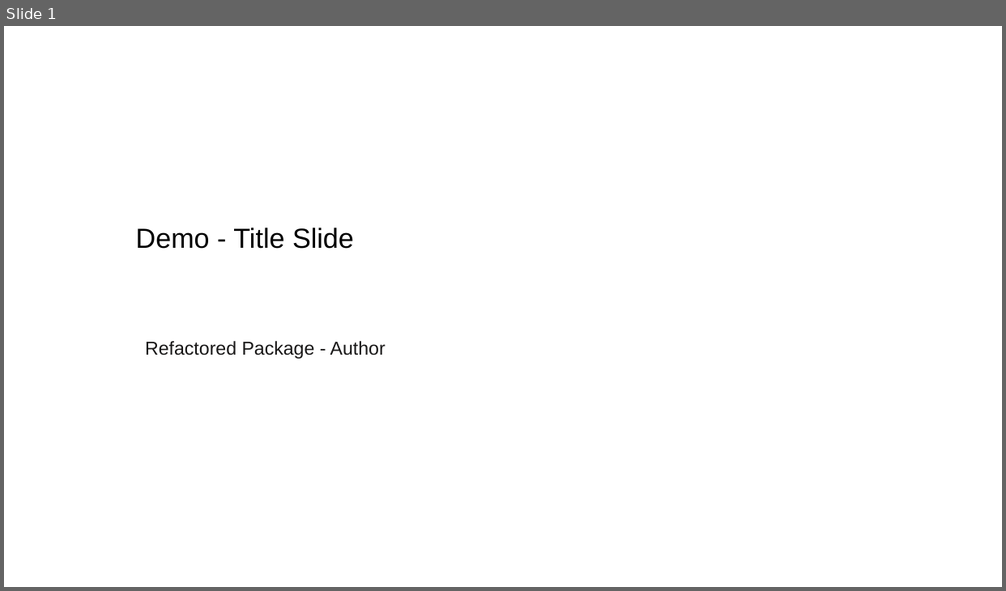
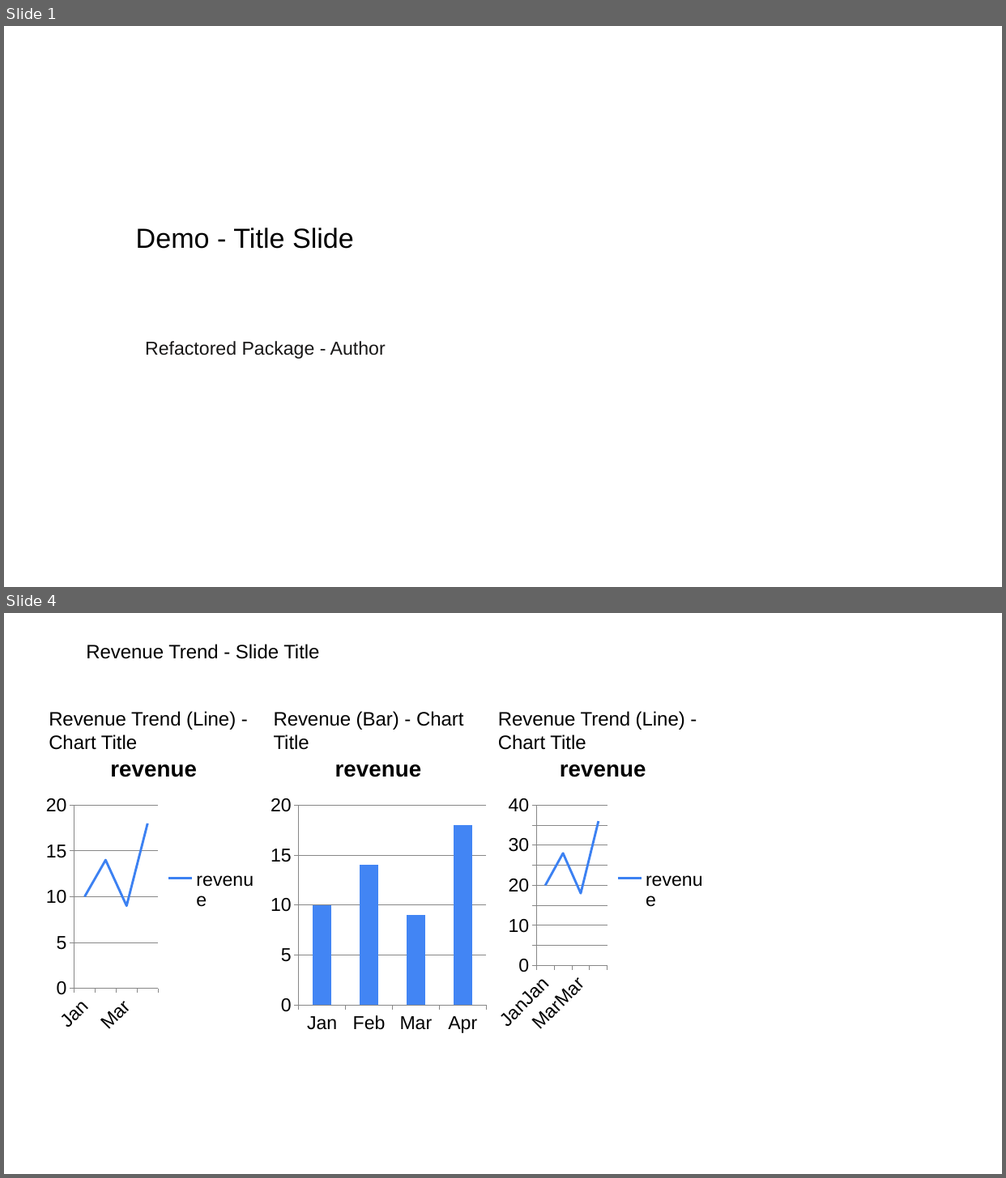
Before and after one commit to josephcobb111/deckbridge, a slide deck: notebooks/demo.pptx. Shown one above the other, each under a label of ours: slide 1 before the commit, slides 1 and 4 after it; the slides between them are not shown. The pictures are 1006x591 and 1006x1178 pixels, drawn with LibreOffice and Linux fonts; fonts in the diff are those of the drawing. Boxes give left, top, right and bottom in pixels: in the first picture for what was removed or moved away, otherwise in the second. Text is boxed around its words. In the diff, an @@ line names an element or a change of style, - is before the commit and + after.

Commit message:
chart titles as text boxes

```diff
--- a/notebooks/demo.pptx
+++ b/notebooks/demo.pptx
@@ slide 4 added at (x1=4, y1=613, x2=1002, y2=1174), background #FFFFFF @@
@@ text added at (x1=86, y1=644, x2=319, y2=659), 18.7 pt, text #000000 @@
+Revenue Trend - Slide Title
@@ text added at (x1=49, y1=711, x2=236, y2=750), 18.7 pt, text #000000 @@
+Revenue Trend (Line) - Chart Title
@@ text added at (x1=274, y1=711, x2=463, y2=750), 18.7 pt, text #000000 @@
+Revenue (Bar) - Chart Title
@@ text added at (x1=498, y1=711, x2=685, y2=750), 18.7 pt, text #000000 @@
+Revenue Trend (Line) - Chart Title
@@ line chart added at (x1=41, y1=740, x2=266, y2=1040) @@
+title "revenue"
+categories: Jan, Feb, Mar, Apr
+revenue: 10, 14, 9, 18
@@ column chart added at (x1=266, y1=740, x2=491, y2=1040) @@
+title "revenue"
+categories: Jan, Feb, Mar, Apr
+revenue: 10, 14, 9, 18
@@ line chart added at (x1=491, y1=740, x2=715, y2=1040) @@
+title "revenue"
+categories: JanJan, FebFeb, MarMar, AprApr
+revenue: 20, 28, 18, 36
```
Also in this commit, not shown: 2 slides changed, 10 other files.
